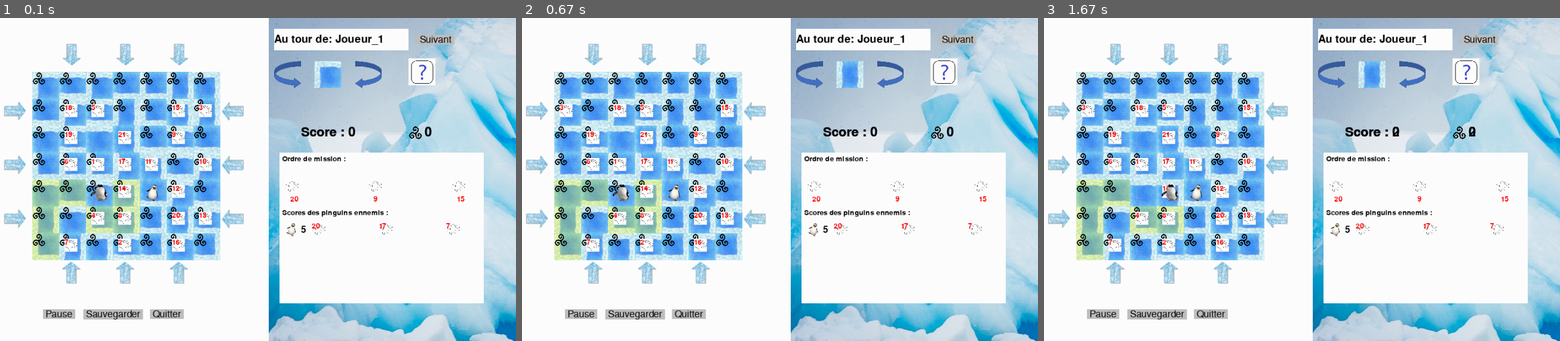
Above: before the commit, frames 1-3 (left to right).
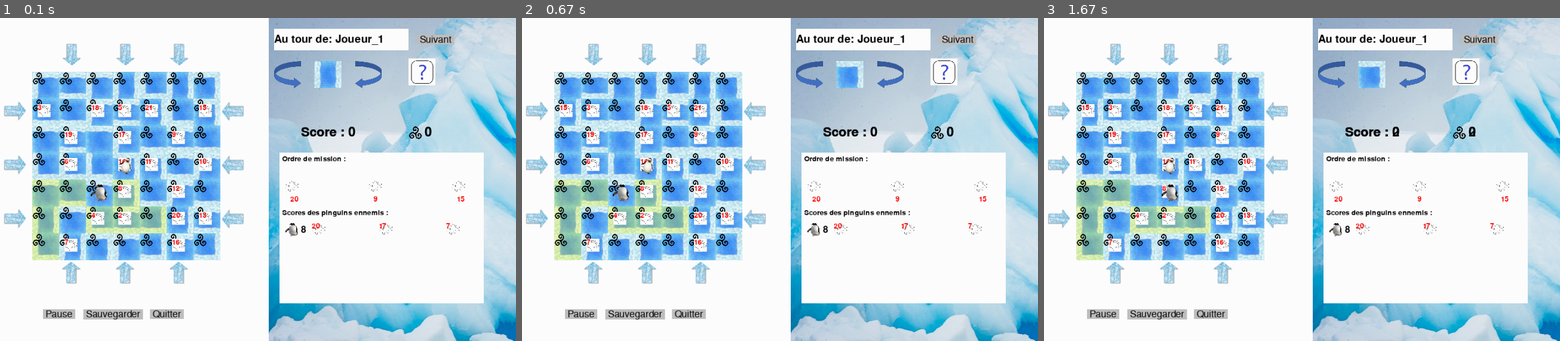
Above: after the commit, the same moments.

Repository: Anabadier/MineHantee
Game: pygame game, started from vizpygame.py
The game is run twice, just before and just after one commit, with the same random seed, the same clock (stepped at 60 frames per second) and the same inputs.
Inputs (mouse positions are in pixels of both pictures, inside the frame that each line leads up to):
- Up to frame 1 (0.1 s): no input
- Up to frame 2 (0.67 s): click (537, 111) at 0.38 s
- Up to frame 3 (1.67 s): hold Right 0.67-1.13 s

The runs differ from the first frame. In frame 1, 3.7% of the frame differs, in the area x 7-67%, y 13-75%; in frame 2, 3.7%, in the area x 6-66%, y 13-75%; in frame 3, 3.7%.

Commit message:
Heuriitque et Joker
Prise en compte de l'ordre des fantômes dans l'heuristique de la classe joueur.

Deplacement de Greedy dans la classe Joueur pour permettre son appel lors du Joker

Diff:
--- a/Calass_rep.py
+++ b/Calass_rep.py
@@ -269,6 +269,7 @@
         :returns gain: gain que l'on peut obtenir si on suit un chelin
         """
         gain = 0
+        ordre_fantomes = self.ref_plateau.ordre_fantome
 # =============================================================================
 #         for coord in chemin :
 #             carte = plateau.labyrinthe_detail[coord]
@@ -278,11 +279,36 @@
             if carte.elements['pepite'] == True :
                 gain+= plateau.pts_pepite
             if carte.elements['fantome'] != [] :
-                if carte.elements['fantome'] in self.ordre_de_mission :
-                    gain+= plateau.pts_ordre_mission
-                else:
-                    gain+= plateau.pts_fantome
+                if (carte.elements['fantome'] == ordre_fantomes):
+                    if carte.elements['fantome'] in self.ordre_de_mission :
+                        gain+= plateau.pts_ordre_mission
+                    else:
+                        gain+= plateau.pts_fantome
+                    ordre_fantomes += 1
         return(gain)
+
+    def greedy(self, plateau):
+        best_coup = [-1,0,"",[]]
+        for i in range (1,5):
+            self.rotation_carte(plateau,i)
+            for j in plateau.liste_row_col:
+                fleche = j
+                self.modifier_plateau(plateau,fleche)
+                self.generate_list_paths(plateau)
+# =============================================================================
+#                 liste_chemin = plateau.chemin_possible(self.identifiant)
+#                 print(liste_chemin)
+# =============================================================================
+                for t in self.liste_paths:
+                    gain = self.heuristique(t,plateau)
+                    if gain > best_coup[0]:
+                        best_coup = [gain,i,j,t]
+                self.modifier_plateau(plateau, fleche, True)
+            self.rotation_carte(plateau, i, True)
+        print(best_coup)
+        self.coup_cible(plateau, best_coup[1:])
+        #self.effectuer_chemin(plateau, best_coup[3])
+        return best_coup[1:]
 
 class Joueur_IA(Joueur):
 
@@ -451,30 +477,6 @@
                         break
             return (entree, ori, chem, value)
 
-
-    def greedy(self, plateau):
-        best_coup = [-1,0,"",[]]
-        for i in range (1,5):
-            self.rotation_carte(plateau,i)
-            for j in plateau.liste_row_col:
-                fleche = j
-                self.modifier_plateau(plateau,fleche)
-                self.generate_list_paths(plateau)
-# =============================================================================
-#                 liste_chemin = plateau.chemin_possible(self.identifiant)
-#                 print(liste_chemin)
-# =============================================================================
-                for t in self.liste_paths:
-                    gain = self.heuristique(t,plateau)
-                    if gain > best_coup[0]:
-                        best_coup = [gain,i,j,t]
-                self.modifier_plateau(plateau, fleche, True)
-            self.rotation_carte(plateau, i, True)
-        print(best_coup)
-        self.coup_cible(plateau, best_coup[1:])
-        #self.effectuer_chemin(plateau, best_coup[3])
-        return best_coup[1:]
-
     def coup_alea(self, _plateau):
         """
         Retourne le coup complet aléatoirement (rotation de la carte libre, choix
